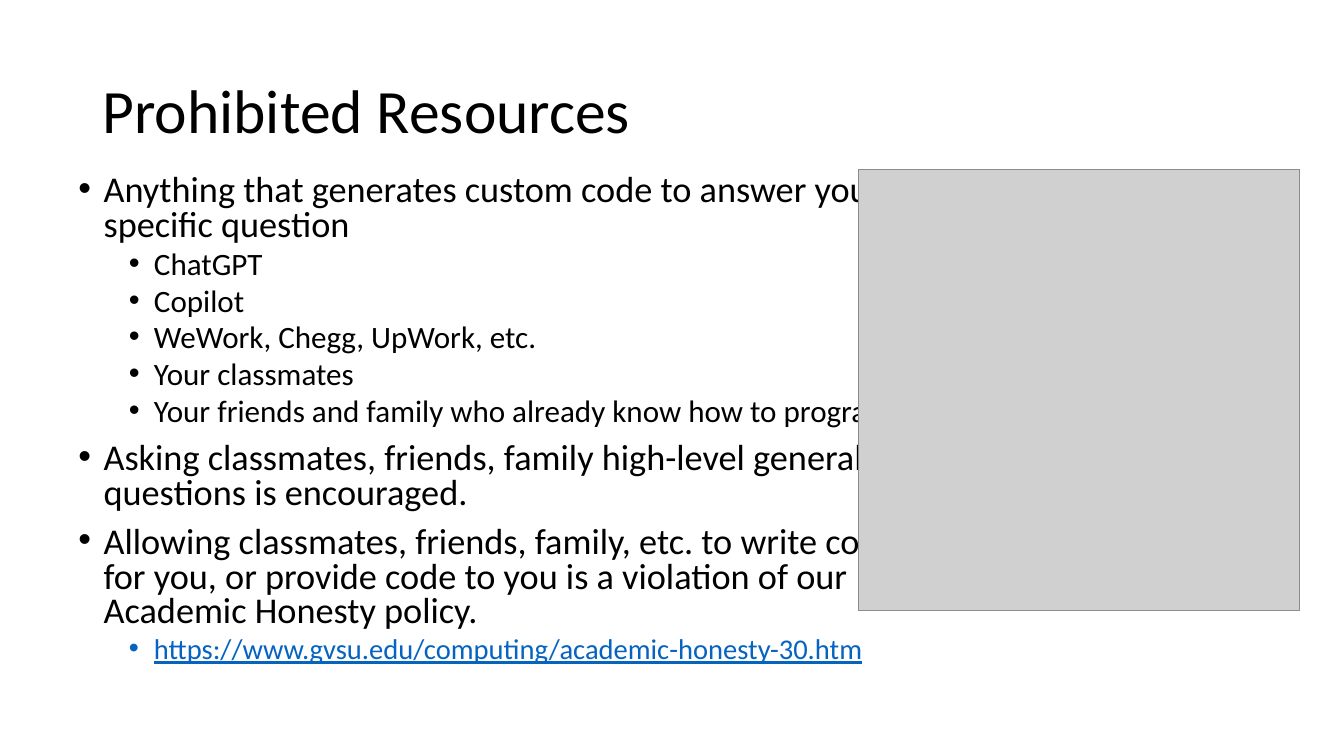
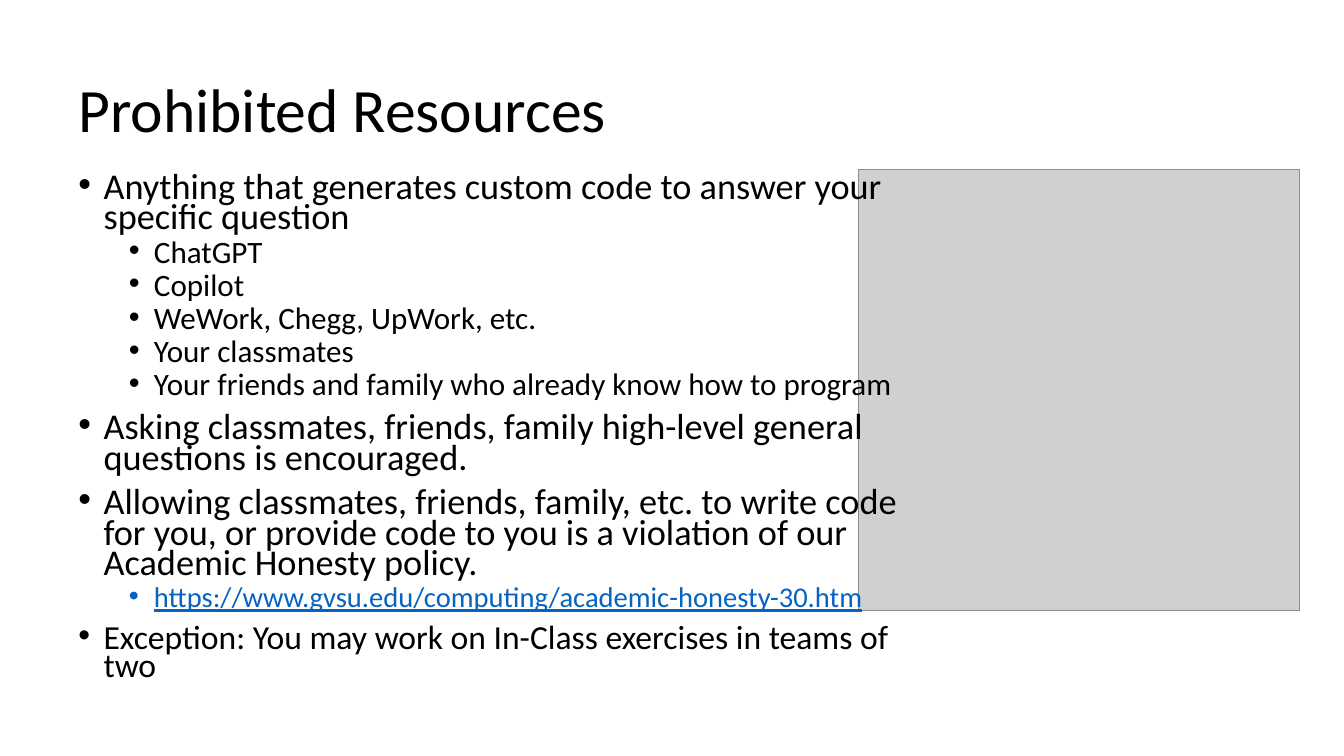
Before and after one commit to KurmasGVSU/KurmasGVSU.github.io, a slide deck: slide 9 of Teaching/Courses/W24/CIS500/LectureNotes/cis500_intro.pptx. Drawn at 1344x756 pixels with LibreOffice and Linux fonts; fonts in the diff are those of the drawing; grey boxes stand for pictures. Boxes give left, top, right and bottom in pixels: in the first picture for what was removed or moved away, otherwise in the second. Text is boxed around its words. In the diff, an @@ line names an element or a change of style, - is before the commit and + after.

```diff
--- a/Teaching/Courses/W24/CIS500/LectureNotes/cis500_intro.pptx
+++ b/Teaching/Courses/W24/CIS500/LectureNotes/cis500_intro.pptx
@@ title "Prohibited Resources": place and size @@
-title "Prohibited Resources" at (102, 90, 630, 134)
+title "Prohibited Resources" at (78, 89, 606, 133)
@@ text at (104, 169, 896, 612): line spacing 0.8 to 0.7 @@
@@ text at (104, 625, 888, 678): paragraph added @@
+• Exception: You may work on In-Class exercises in teams of two
```
Also in this commit, not shown: 6 other slides changed, 4 other files.
